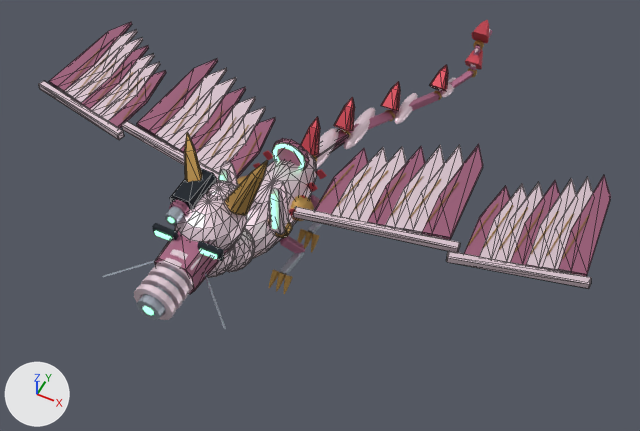
A saved change to the glTF model public/assets/models/reference/t08.glb.
Camera for both pictures: a camera (50 mm lens) standing at (4.4, -7.22, 10.55) and looking at (0.68, 0.22, 1.26). Lighting does not change. The marker at lower left points along +X, +Y and +Z. The first picture is the older version. Mesh edges are drawn as thin lines on the coarser meshes. Where no turn or scale is listed for an object, it has been applied to the vertices. Vertices at exactly the same position are counted once.

The older version as bpy lines, for what is in view:
```python
ob_export_gun_recoil_dark = bpy.data.objects.new('Export_gun_recoil_dark', me_export_gun_recoil_dark)
ob_export_gun_recoil_dark.location = (-0.28, -1.29, 2.7)
ob_export_wing_l_armor = bpy.data.objects.new('Export_wing_l_armor', me_export_wing_l_armor)
ob_export_wing_l_armor.location = (0.43, 0.1, 1.4)
ob_export_wing_l_outer_armor = bpy.data.objects.new('Export_wing_l_outer_armor', me_export_wing_l_outer_armor)
ob_export_wing_l_outer_armor.location = (2.59, 0.3, 1.4)
ob_export_wing_r_armor = bpy.data.objects.new('Export_wing_r_armor', me_export_wing_r_armor)
ob_export_wing_r_armor.location = (-0.43, 0.1, 1.4)
ob_export_wing_r_outer_armor = bpy.data.objects.new('Export_wing_r_outer_armor', me_export_wing_r_outer_armor)
ob_export_wing_r_outer_armor.location = (-2.59, 0.3, 1.4)
# also in view: 'Export_heavy_steel' at (0.0, -2.36, 2.3); 'Export_wing_r_shade' at (-1.57, 1.2, 1.45); 'Export_heavy_armor' at (0.0, -2.37, 2.3); 'Export_wing_r_outer_shade' at (-3.52, 1.4, 1.45); 'Export_sensor_armor' at (0.0, -1.39, 2.42)
```
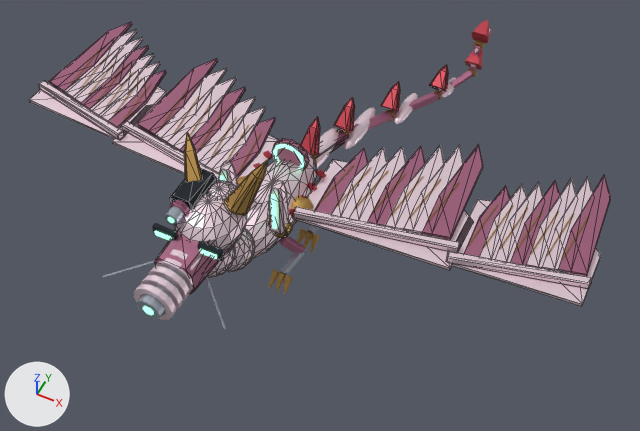
Changed parts and their boxes [x1, y1, x2, y2] in the pictures (640 x 431 px):
'Export_wing_l_armor', reshaped (15% taller)
    before: [293, 144, 463, 253]
    after: [293, 144, 473, 270]
'Export_wing_l_outer_armor', reshaped (16% taller)
    before: [446, 177, 593, 288]
    after: [446, 177, 601, 306]
'Export_wing_r_armor', reshaped (16% wider)
    before: [122, 68, 265, 186]
    after: [112, 68, 278, 186]
'Export_wing_r_outer_armor', reshaped (14% wider)
    before: [39, 30, 160, 140]
    after: [29, 30, 167, 140]
part 1 of me_export_wing_l_armor, added
    after: [293, 160, 473, 270]
part 2 of me_export_wing_l_outer_armor, added
    after: [452, 199, 601, 306]
part 3 of me_export_wing_r_armor, added
    after: [112, 104, 278, 179]
part 4 of me_export_wing_r_outer_armor, added
    after: [29, 67, 167, 139]

Diff of the bpy script that builds the scene:
```diff
--- a/public/assets/models/reference/t08.glb.py
+++ b/public/assets/models/reference/t08.glb.py
@@ me_export_wing_l_armor @@
 # used by ob_export_wing_l_armor; location = (0.43, 0.1, 1.4)
-me_export_wing_l_armor.from_pydata(...)  # 64 vertices, 108 faces; spans x -0.01..2.26, y -0.22..2.1, z 0.01..0.14
+me_export_wing_l_armor.from_pydata(...)  # 74 vertices, 124 faces; spans x -0.01..2.26, y -0.22..2.1, z -0.02..0.14
+# me_export_wing_l_armor part 1
+# 5 vertices are added at (0.0, -0.2, -0.02), (0.0, 1.05, -0.02), (1.58, 1.36, -0.02), (2.26, 0.82, -0.02), (2.26, -0.08, -0.02)
+# 5 new vertices lie (0.0, 0.0, 0.04) away from vertices in x 0.0..2.26, y -0.2..1.36, z -0.02
+# 16 new faces join them
 me_export_wing_l_armor.materials.append(mat_armor)
@@ me_export_wing_l_outer_armor @@
 # used by ob_export_wing_l_outer_armor; location = (2.59, 0.3, 1.4)
-me_export_wing_l_outer_armor.from_pydata(...)  # 64 vertices, 108 faces; spans x -0.01..1.81, y -0.22..2.1, z 0.01..0.14
+me_export_wing_l_outer_armor.from_pydata(...)  # 74 vertices, 124 faces; spans x -0.01..1.81, y -0.22..2.1, z -0.02..0.14
+# me_export_wing_l_outer_armor part 2
+# 5 vertices are added at (0.0, -0.2, -0.02), (0.0, 1.05, -0.02), (1.26, 1.36, -0.02), (1.8, 0.82, -0.02), (1.8, -0.08, -0.02)
+# 5 new vertices lie (0.0, 0.0, 0.04) away from vertices in x 0.0..1.8, y -0.2..1.36, z -0.02
+# 16 new faces join them
 me_export_wing_l_outer_armor.materials.append(mat_armor)
@@ me_export_wing_r_armor @@
 # used by ob_export_wing_r_armor; location = (-0.43, 0.1, 1.4)
-me_export_wing_r_armor.from_pydata(...)  # 64 vertices, 108 faces; spans x -2.26..0.01, y -0.22..2.1, z 0.01..0.14
+me_export_wing_r_armor.from_pydata(...)  # 74 vertices, 124 faces; spans x -2.26..0.01, y -0.22..2.1, z -0.02..0.14
+# me_export_wing_r_armor part 3
+# 5 vertices are added at (-1.58, 1.36, -0.02), (0.0, 1.05, -0.02), (0.0, -0.2, -0.02), (-2.26, -0.08, -0.02), (-2.26, 0.82, -0.02)
+# 5 new vertices lie (0.0, 0.0, 0.04) away from vertices in x -2.26..0.0, y -0.2..1.36, z -0.02
+# 16 new faces join them
 me_export_wing_r_armor.materials.append(mat_armor)
@@ me_export_wing_r_outer_armor @@
 # used by ob_export_wing_r_outer_armor; location = (-2.59, 0.3, 1.4)
-me_export_wing_r_outer_armor.from_pydata(...)  # 64 vertices, 108 faces; spans x -1.81..0.01, y -0.22..2.1, z 0.01..0.14
+me_export_wing_r_outer_armor.from_pydata(...)  # 74 vertices, 124 faces; spans x -1.81..0.01, y -0.22..2.1, z -0.02..0.14
+# me_export_wing_r_outer_armor part 4
+# 5 vertices are added at (-1.26, 1.36, -0.02), (0.0, 1.05, -0.02), (0.0, -0.2, -0.02), (-1.8, -0.08, -0.02), (-1.8, 0.82, -0.02)
+# 5 new vertices lie (0.0, 0.0, 0.04) away from vertices in x -1.8..0.0, y -0.2..1.36, z -0.02
+# 16 new faces join them
 me_export_wing_r_outer_armor.materials.append(mat_armor)
```
